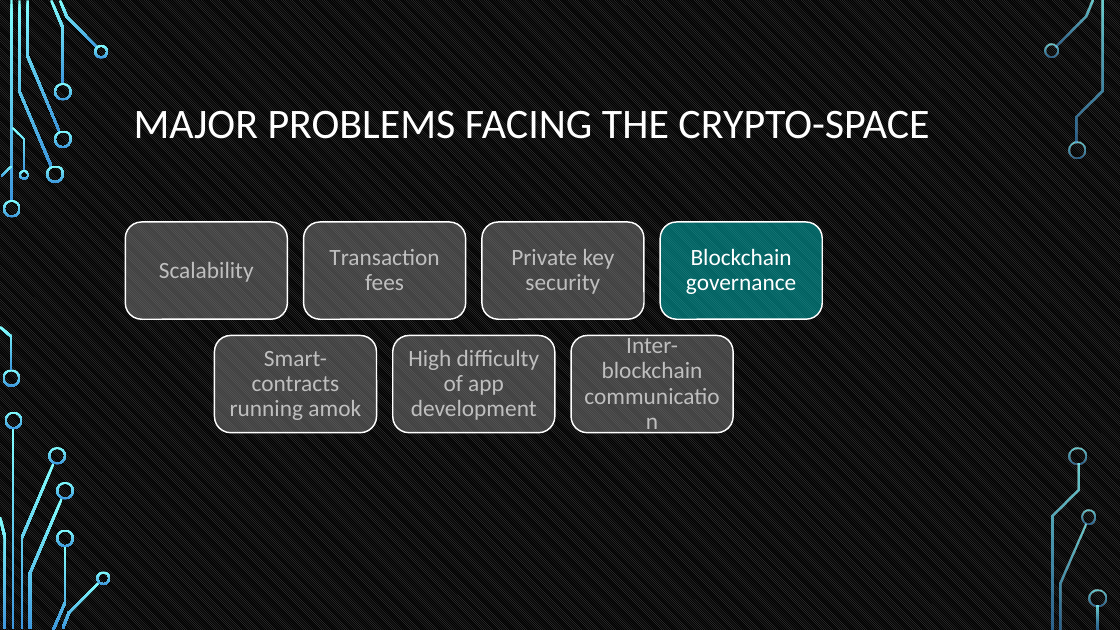
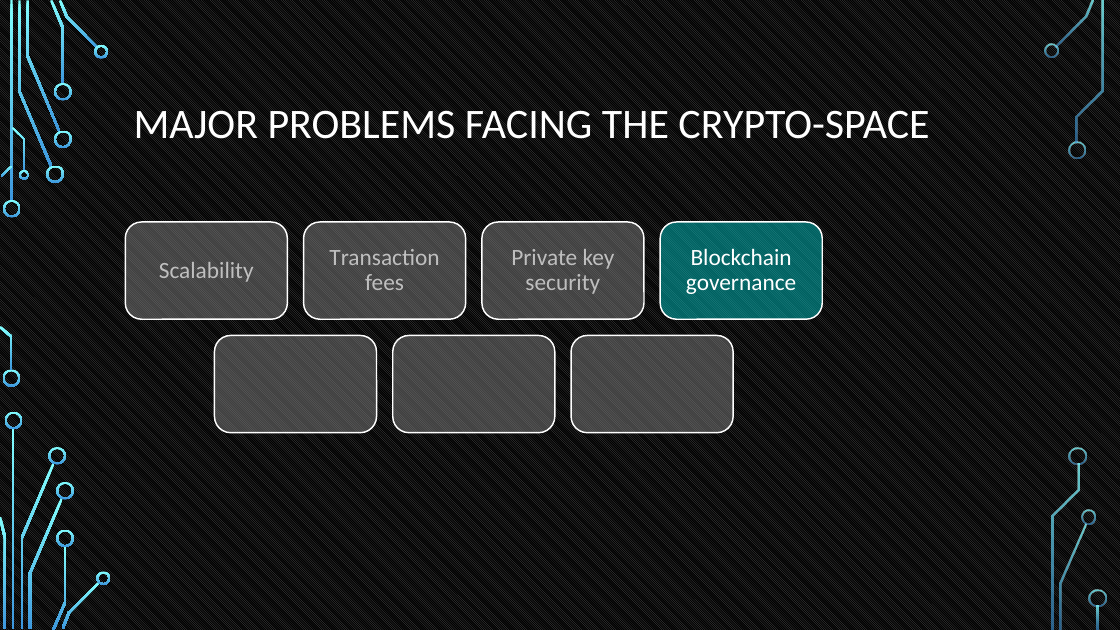
Before and after one commit to tokenika/tokenika.github.io, a slide deck: slide 18 of WarsawBlock(3).pptx (slide 17 before the commit). Drawn at 1120x630 pixels with LibreOffice and Linux fonts; fonts in the diff are those of the drawing; background and template pictures are left out. Boxes give left, top, right and bottom in pixels: in the first picture for what was removed or moved away, otherwise in the second. Text is boxed around its words. In the diff, an @@ line names an element or a change of style, - is before the commit and + after.

```diff
--- a/WarsawBlock(3).pptx
+++ b/WarsawBlock(3).pptx
@@ text removed at bbox=[230, 351, 361, 420] @@
-Smart-contracts running amok
@@ text removed at bbox=[408, 350, 539, 420] @@
-High difficulty of app development
@@ text removed at bbox=[602, 335, 703, 378] @@
-Inter-blockchain communication
```
Also in this commit, not shown: 21 other slides changed, 1 slide added, 4 other files.
